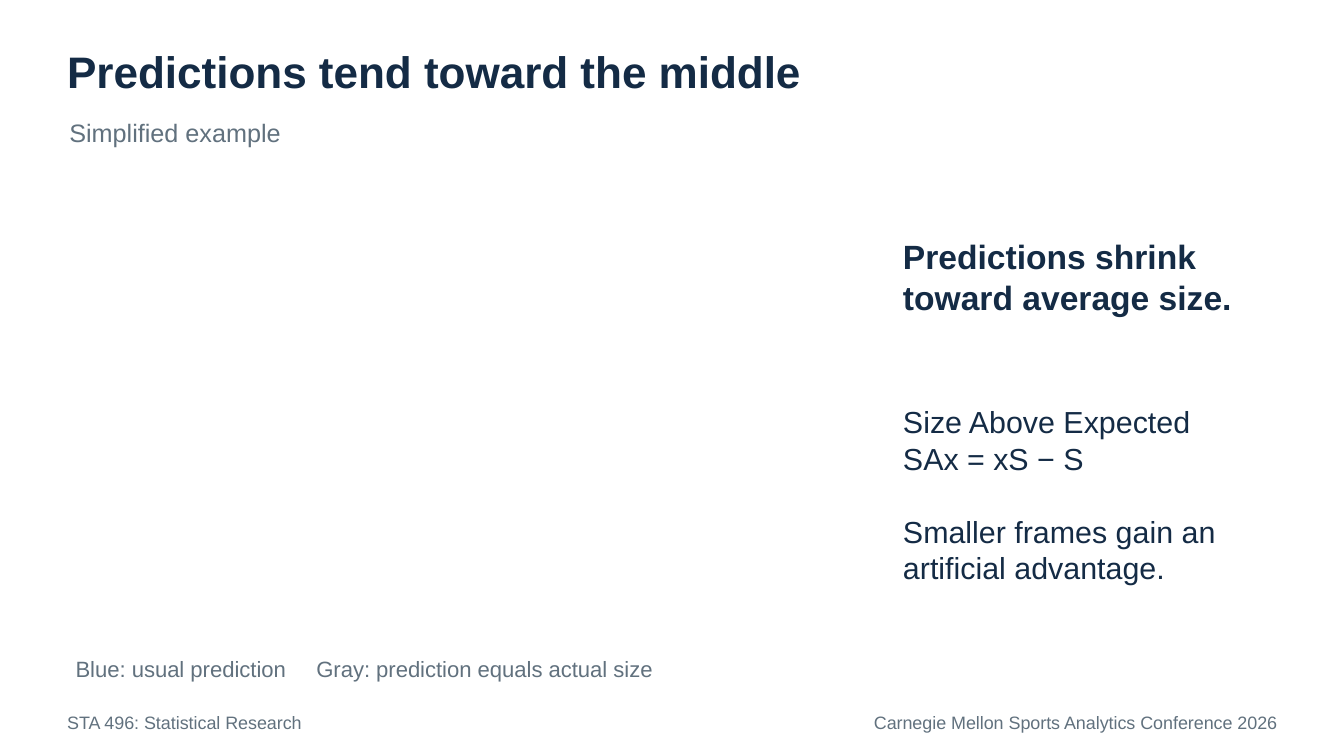
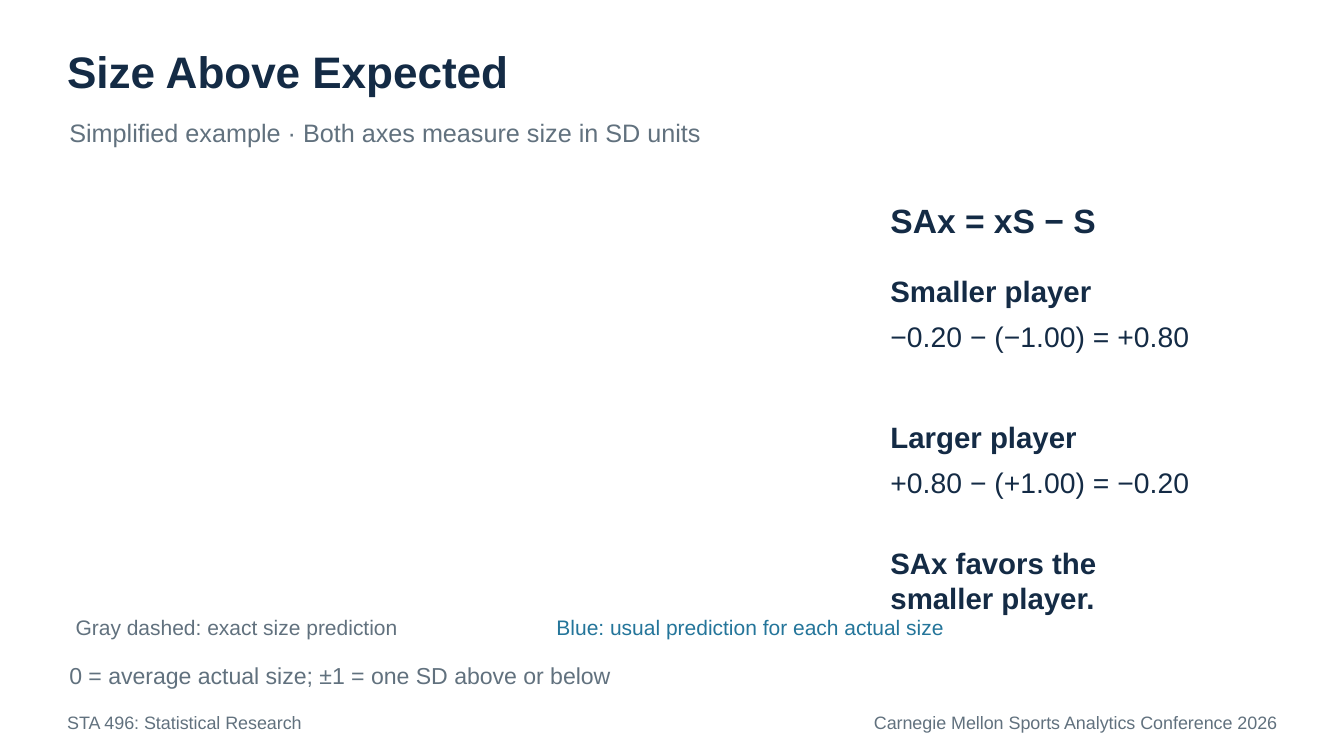
Before and after one commit to RentoSaijo/CSAx_STA496, a slide deck: slide 17 of reports/presentation.pptx. Drawn at 1344x756 pixels with LibreOffice and Linux fonts; fonts in the diff are those of the drawing. Boxes give left, top, right and bottom in pixels: in the first picture for what was removed or moved away, otherwise in the second. Text is boxed around its words. In the diff, an @@ line names an element or a change of style, - is before the commit and + after.

Commit message:
Clarify calibration examples

```diff
--- a/reports/presentation.pptx
+++ b/reports/presentation.pptx
@@ text at <box>67,56,508,96</box>: text changed; size 24 to 31.5 pt @@
-Predictions shrink
-toward average size.
+Size Above Expected
@@ text removed at <box>67,56,801,89</box> @@
-Predictions tend toward the middle
@@ text at <box>69,124,700,147</box>: text changed @@
-Simplified example
+Simplified example · Both axes measure size in SD units
@@ text added at <box>890,209,1095,234</box>, 24 pt, text #142B45, bold @@
+SAx = xS − S
@@ text added at <box>890,280,1092,308</box>, 21 pt, text #142B45, bold @@
+Smaller player
@@ text added at <box>890,326,1189,353</box>, 20.2 pt, text #142B45 @@
+−0.20 − (−1.00) = +0.80
@@ text removed at <box>903,411,1216,585</box> @@
-Size Above Expected
-SAx = xS − S
-Smaller frames gain an artificial advantage.
@@ text added at <box>890,426,1077,454</box>, 21 pt, text #142B45, bold @@
+Larger player
@@ text added at <box>890,472,1189,499</box>, 20.2 pt, text #142B45 @@
++0.80 − (+1.00) = −0.20
@@ text added at <box>890,552,1096,615</box>, 21 pt, text #142B45, bold @@
+SAx favors the
+smaller player.
@@ text added at <box>76,620,397,639</box>, 15 pt, text #61717E @@
+Gray dashed: exact size prediction
@@ text at <box>556,619,943,639</box>: text changed; size 15.8 to 15 pt; text colour #61717E to #24759A @@
-Blue: usual prediction Gray: prediction equals actual size
+Blue: usual prediction for each actual size
@@ text added at <box>69,667,610,689</box>, 16.5 pt, text #61717E @@
+0 = average actual size; ±1 = one SD above or below
```
Also in this commit, not shown: 1 other slide changed.
